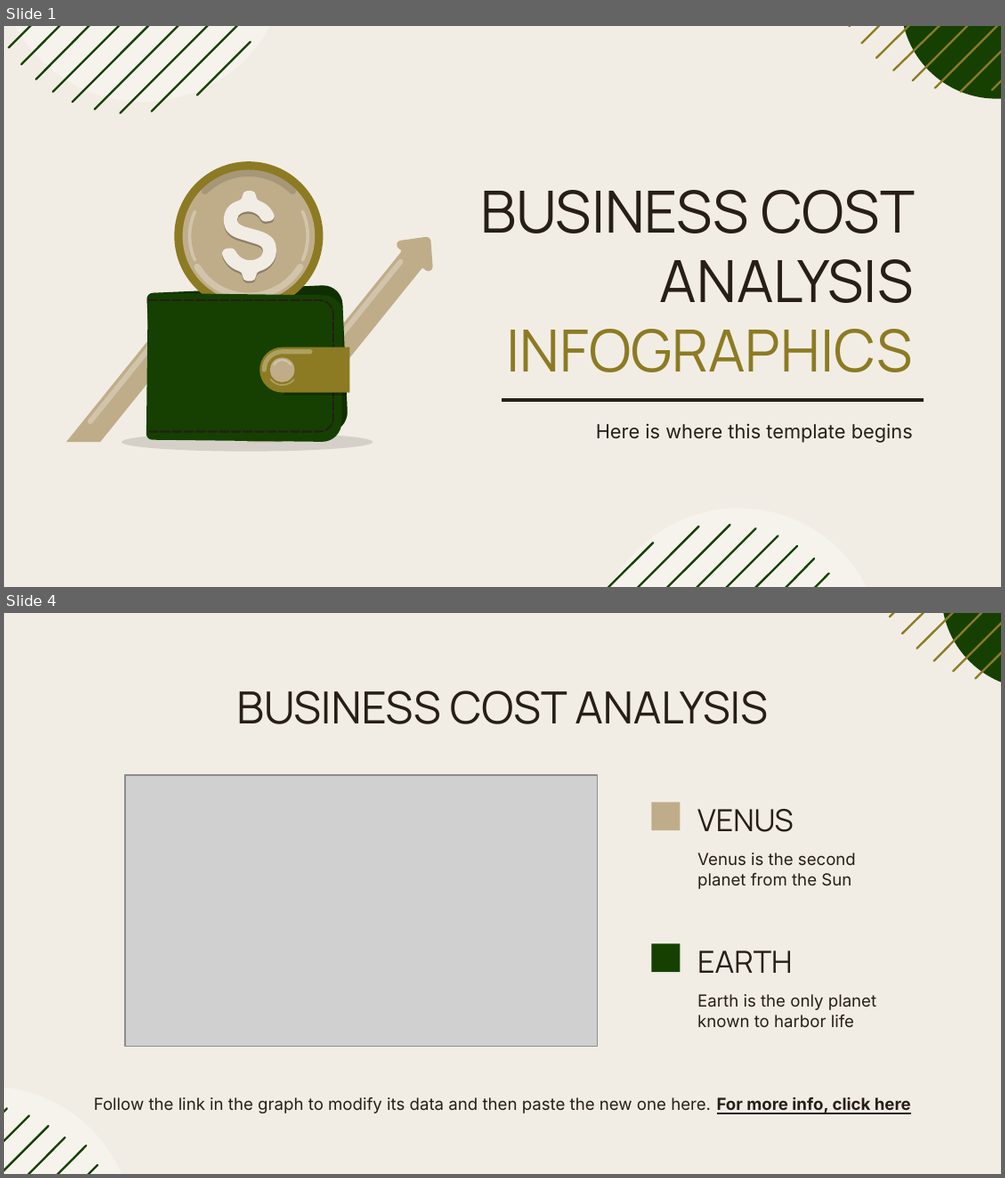
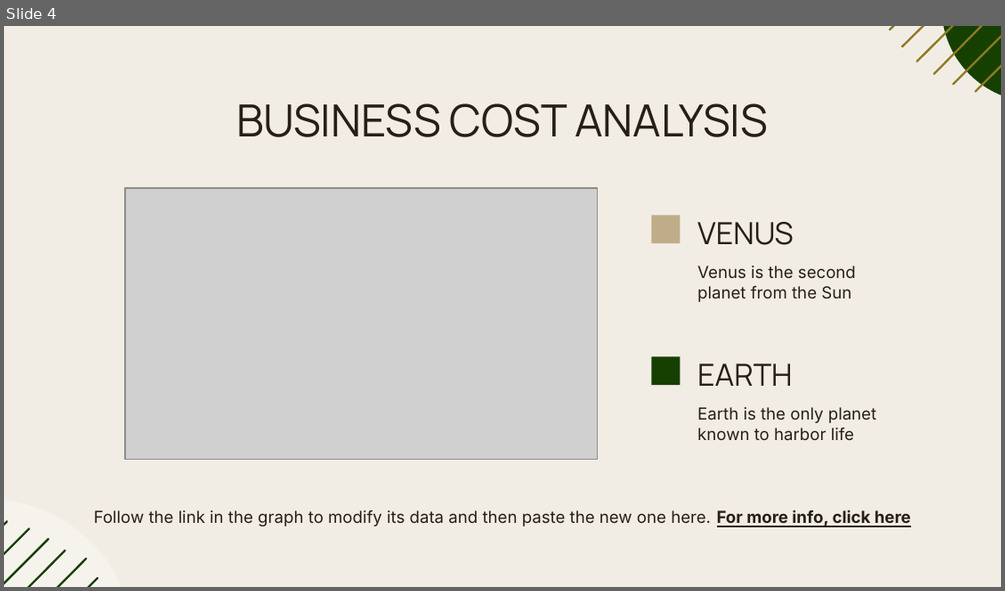
Before and after one commit to jaaysus/SoftSkillsPresentation, a slide deck: Business Cost Analysis Infographics.pptx. Shown one above the other, each under a label of ours: slides 1 and 4 before the commit, slide 4 after it; the slides between them are not shown. The pictures are 1005x1178 and 1005x591 pixels, drawn with LibreOffice and Linux fonts; fonts in the diff are those of the drawing; grey boxes stand for pictures. Boxes give left, top, right and bottom in pixels: in the first picture for what was removed or moved away, otherwise in the second. Text is boxed around its words. In the diff, an @@ line names an element or a change of style, - is before the commit and + after.

```diff
--- a/Business Cost Analysis Infographics.pptx
+++ b/Business Cost Analysis Infographics.pptx
@@ slide 1 removed at [4, 26, 1001, 587], background #F2EDE4 @@
@@ ellipse removed at [4, 26, 287, 102] @@
@@ group removed at [4, 26, 1001, 587]: 26 freeform shapes @@
@@ ellipse removed at [901, 26, 1001, 99] @@
@@ title removed at [481, 190, 914, 372] @@
-BUSINESS COST ANALYSIS INFOGRAPHICS
@@ freeform shape removed at [65, 236, 433, 442] @@
@@ freeform shape removed at [333, 259, 403, 344] @@
@@ freeform shape removed at [88, 339, 157, 424] @@
@@ group removed at [121, 161, 372, 451]: 22 freeform shapes @@
@@ line removed from (502, 400) to (923, 400) @@
@@ subtitle removed at [596, 423, 913, 443] @@
-Here is where this template begins
@@ ellipse removed at [596, 507, 882, 587] @@
```
Also in this commit, not shown: 1 slide changed, 2 slides added, 1 other slide removed.
